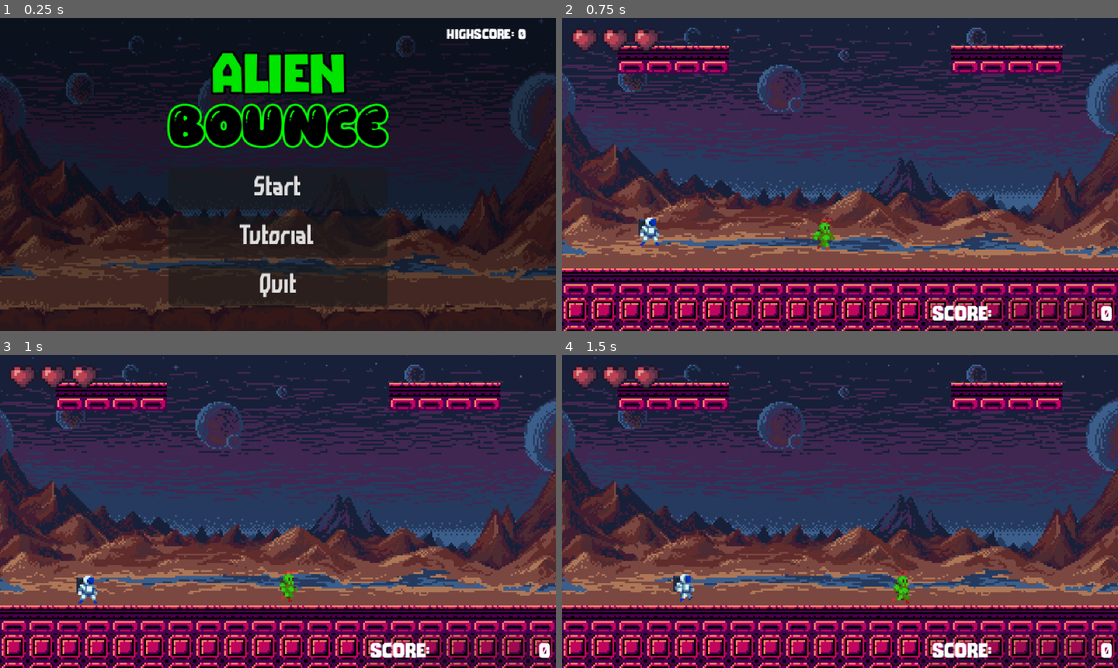
Above: before the commit, frames 1-4 (two rows, left to right).
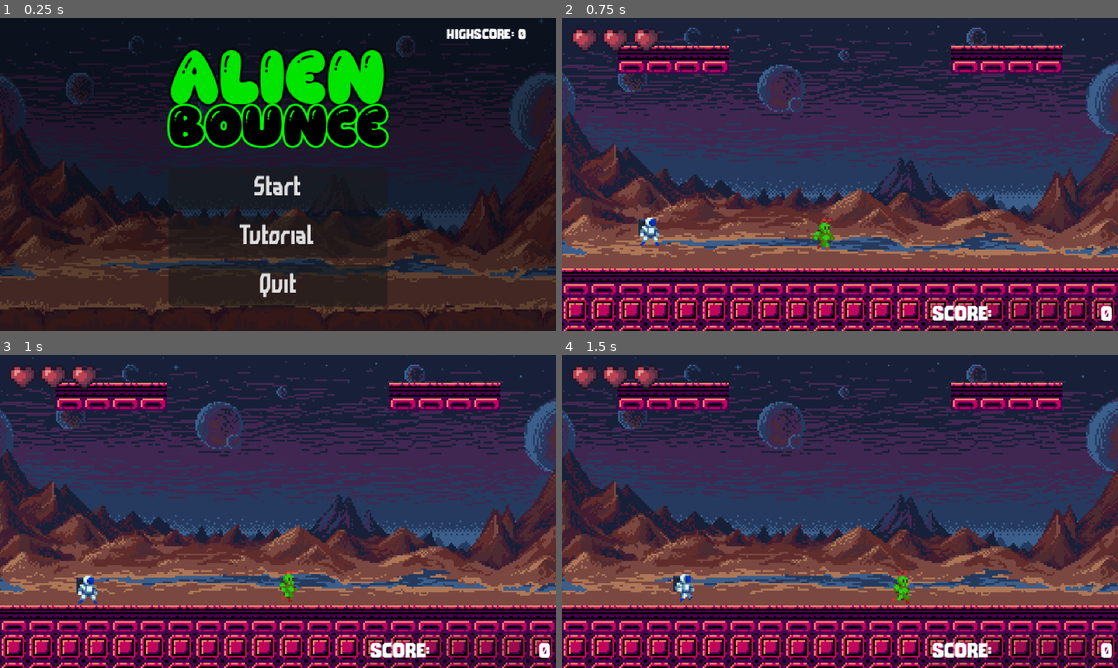
Above: after the commit, the same moments.

Repository: lucasjanta/alien-bounce
Game: Godot game, scene res://scenes/main_menu.tscn
Two runs of this game, one before a commit and one after it. Both use one fixed random seed, a clock stepped at 60 frames per second and the inputs below. The engine's default icon, where the game draws it, is replaced by a stand-in: a white triangle on a blue panel in a dark square.
Inputs (mouse positions are in pixels of both pictures, inside the frame that each line leads up to):
- Up to frame 1 (0.25 s): no input
- Up to frame 2 (0.75 s): click "Start" at 0.5 s
- Up to frame 3 (1 s): no input
- Up to frame 4 (1.5 s): move the mouse to (962, 495) at 1.27 s; hold D (right) from 1.28 s (still down)

The runs differ from the first frame. In frame 1, 4.6% of the frame differs, in the area x 30-70%, y 9-29%; in frame 2, nothing differs; in frame 3, nothing differs; in frame 4, nothing differs.

Commit message:
update in main menu

Diff:
--- a/scenes/main_menu.tscn
+++ b/scenes/main_menu.tscn
@@ -50,7 +50,7 @@
 theme_override_colors/font_color = Color(0, 0.89411765, 0, 1)
 theme_override_colors/font_outline_color = Color(0, 0, 0, 1)
 theme_override_constants/outline_size = 5
-theme_override_fonts/font = ExtResource("1_ekxnf")
+theme_override_fonts/font = ExtResource("2_bqqt6")
 theme_override_font_sizes/font_size = 32
 text = "Alien"
 
